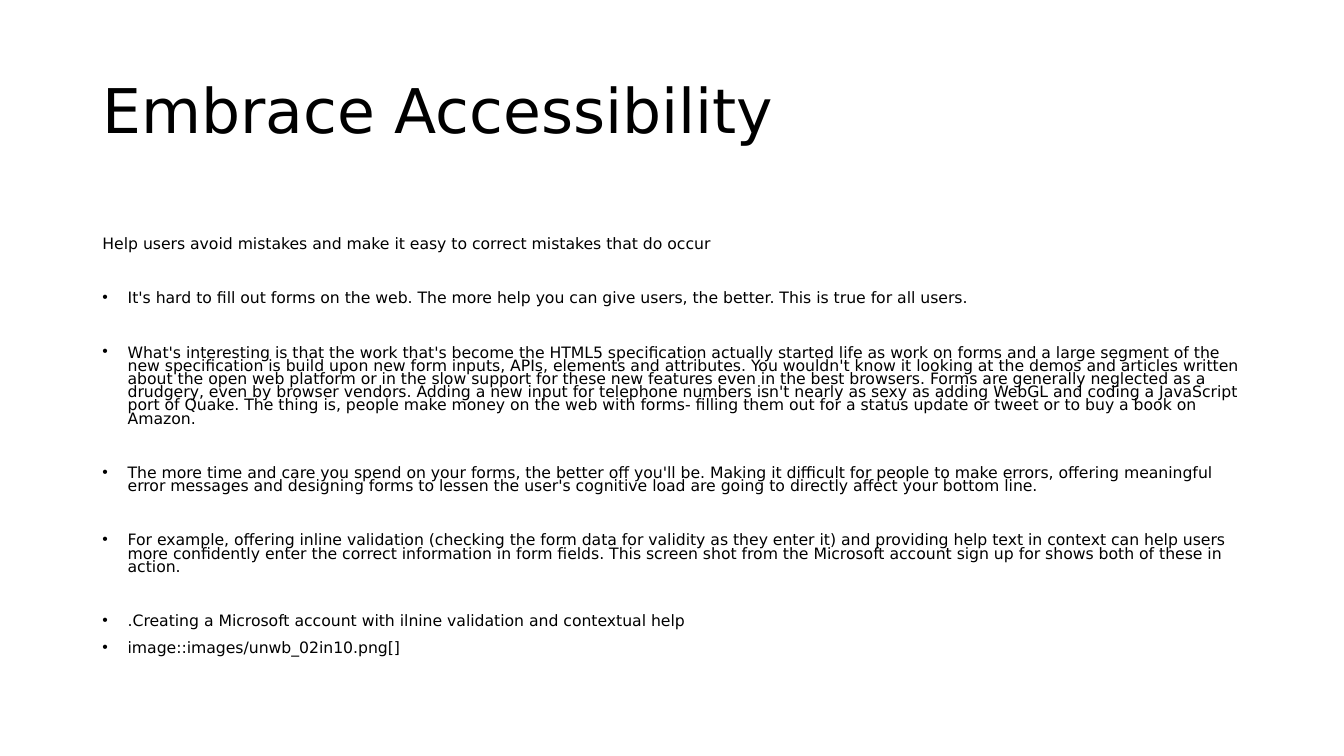
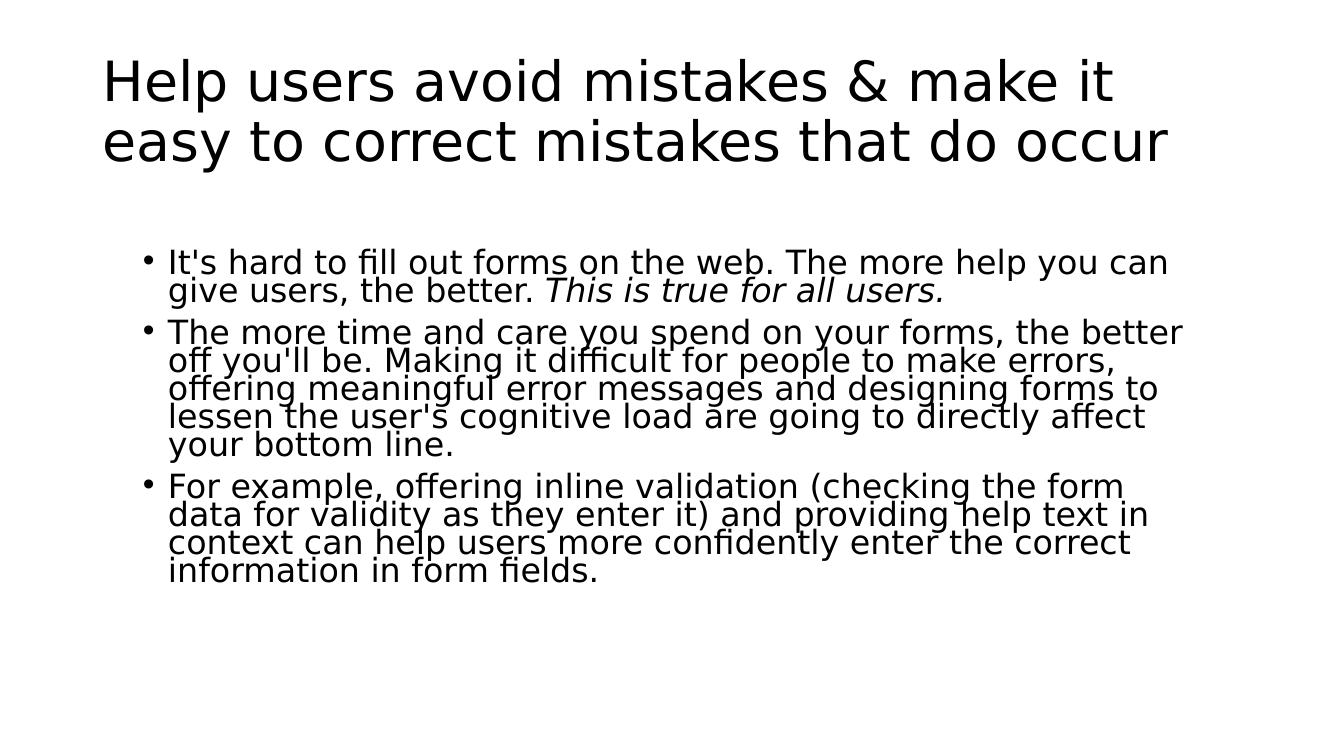
Before and after one commit to roblarsen/rob-larsen-presentations, a slide deck: slide 37 of wild-world-web.pptx (slide 31 before the commit). Drawn at 1344x756 pixels with LibreOffice and Linux fonts; fonts in the diff are those of the drawing; background and template pictures are left out. Boxes give left, top, right and bottom in pixels: in the first picture for what was removed or moved away, otherwise in the second. Text is boxed around its words. In the diff, an @@ line names an element or a change of style, - is before the commit and + after.

```diff
--- a/wild-world-web.pptx
+++ b/wild-world-web.pptx
@@ title at box(102, 59, 1169, 172): text changed; size 44 to 39.6 pt @@
-Embrace Accessibility
+Help users avoid mistakes & make it easy to correct mistakes that do occur
@@ text at box(102, 237, 710, 253): paragraph removed @@
-Help users avoid mistakes and make it easy to correct mistakes that do occur
@@ text at box(168, 248, 1183, 463): size 11.2 to 23.8 pt in "It's hard to fill out forms on ...", "The more time and care you spend ..."; italic on in "This is true for all users." @@
@@ text at box(128, 346, 1238, 425): paragraph removed @@
-• What's interesting is that the work that's become the HTML5 specification actually started life as work on forms and a large segment of the new specification is build upon new form inputs, APIs, elements and attributes. You wouldn't know it looking at the demos and articles written about the open web platform or in the slow support for these new features even in the best browsers. Forms are generally neglected as a drudgery, even by browser vendors. Adding a new input for telephone numbers isn't nearly as sexy as adding WebGL and coding a JavaScript port of Quake. The thing is, people make money on the web with forms- filling them out for a status update or tweet or to buy a book on Amazon.
@@ text at box(168, 472, 1149, 583): text changed; size 11.2 to 23.8 pt @@
-• For example, offering inline validation (checking the form data for validity as they enter it) and providing help text in context can help users more confidently enter the correct information in form fields. This screen shot from the Microsoft account sign up for shows both of these in action.
-• .Creating a Microsoft account with ilnine validation and contextual help
-• image::images/unwb_02in10.png[]
+• For example, offering inline validation (checking the form data for validity as they enter it) and providing help text in context can help users more confidently enter the correct information in form fields.
```
Also in this commit, not shown: 16 other slides changed, 8 slides added.
